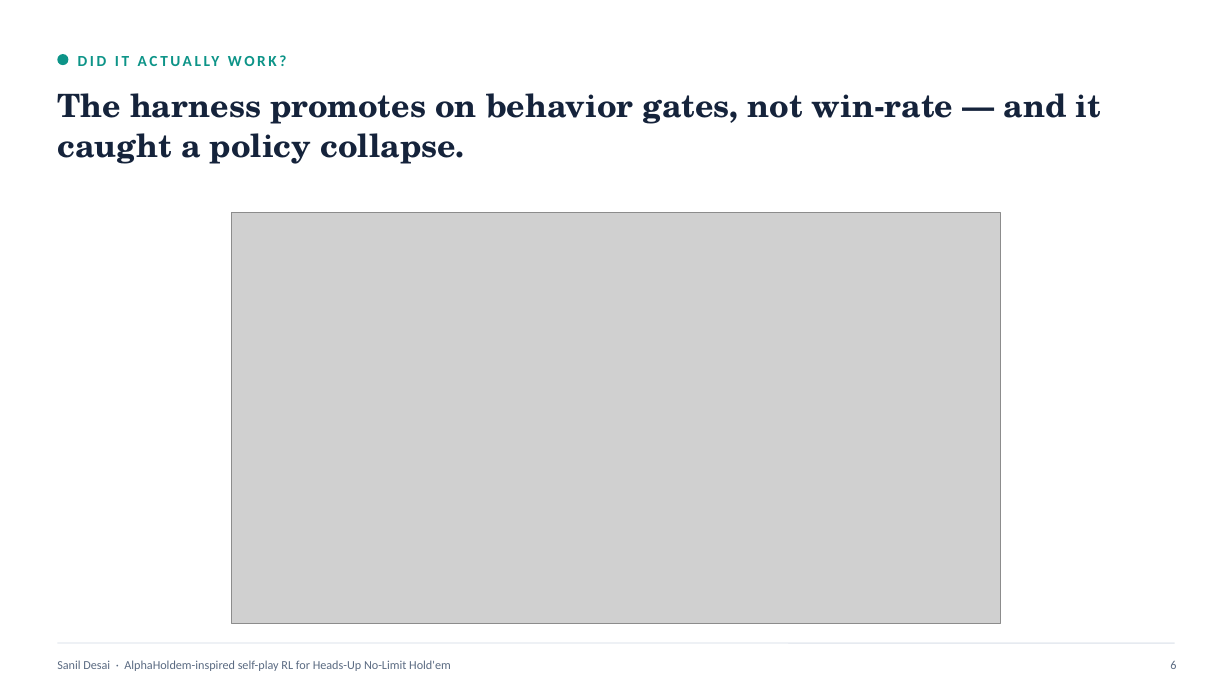
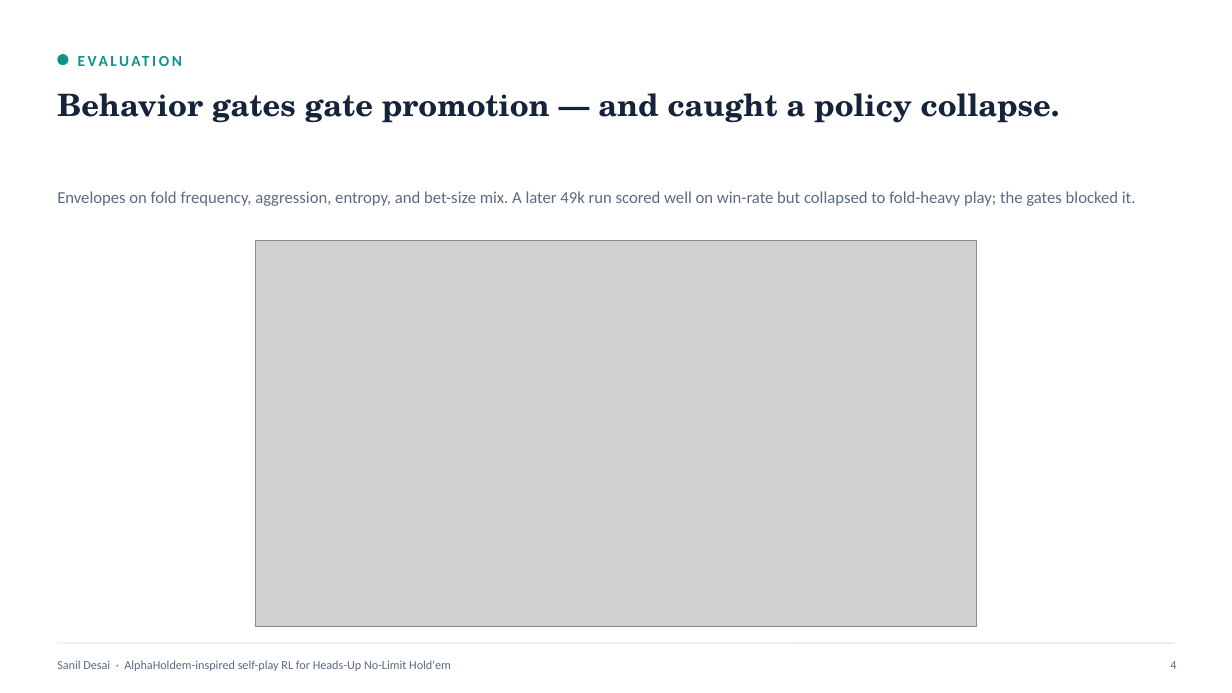
Before and after one commit to smdesai27/TxhmPokerAgent, a slide deck: slide 4 of presentation/AlphaHoldem_RL_deck.pptx (slide 6 before the commit). Drawn at 1232x693 pixels with LibreOffice and Linux fonts; fonts in the diff are those of the drawing; grey boxes stand for pictures. Boxes give left, top, right and bottom in pixels: in the first picture for what was removed or moved away, otherwise in the second. Text is boxed around its words. In the diff, an @@ line names an element or a change of style, - is before the commit and + after.

```diff
--- a/presentation/AlphaHoldem_RL_deck.pptx
+++ b/presentation/AlphaHoldem_RL_deck.pptx
@@ text at (78,46,1175,74): text changed @@
-DID IT ACTUALLY WORK?
+EVALUATION
@@ text at (57,93,1060,123): text changed; size 25 to 24 pt @@
-The harness promotes on behavior gates, not win-rate — and it caught a policy collapse.
+Behavior gates gate promotion — and caught a policy collapse.
@@ text added at (57,191,1136,206), 13 pt, text #5B6B82 @@
+Envelopes on fold frequency, aggression, entropy, and bet-size mix. A later 49k run scored well on win-rate but collapsed to fold-heavy play; the gates blocked it.
@@ picture: place and size @@
-picture at (232,213,1000,624)
+picture at (255,240,977,627)
@@ text at (1170,661,1176,669): text changed @@
-6
+4
```
Also in this commit, not shown: 8 other slides changed, 2 slides added, 6 slides removed, 23 other files.
